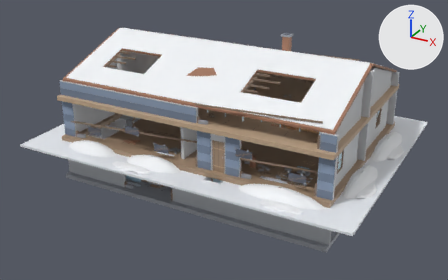
Before and after pictures for a commit that changed the glTF model assets_src/models/ranch_a/house_full.glb.
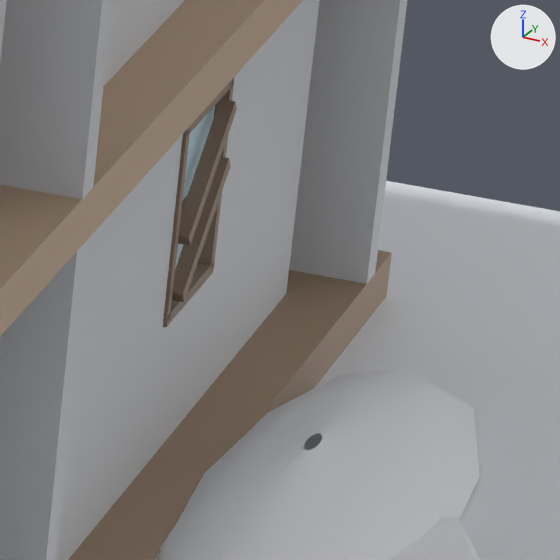
The first picture shows the older version from a 50 mm lens placed at (29.6, -43.9, 17.4), pointed at (9.9, -8.1, -0.5). The close-ups show the older and then the newer version on the part from 81% to 91% of the width and 36% to 53% of the height of that picture. Only the edits that show in the close-ups are written down. Every picture has the same lights, and +X, +Y and +Z are marked at upper right. Vertices at exactly the same position are counted once.

The older version as bpy lines, for what is in view:
```python
me_f1_wall_low = bpy.data.meshes.new('F1_wall_low')
me_f1_wall_low.from_pydata(...)  # 596 vertices, 1080 faces; spans x 0.0..20.0, y -13.6..-0.4, z 0.0..1.2
# faces by material slot: [720, 120, 240]
me_f1_wall_low.materials.append(mat_concrete_4)  # light grey #d0d3d7
me_f1_wall_low.materials.append(mat_concrete_2)  # grey #9da1aa
me_f1_wall_low.materials.append(mat_cloth_a_2)  # greyish blue #8e9fb8
me_f2_wall_low = bpy.data.meshes.new('F2_wall_low')
me_f2_wall_low.from_pydata(...)  # 752 vertices, 1354 faces; spans x 0.0..20.0, y -13.6..-0.4, z 3.0..4.2
# faces by material slot: [754, 300, 300]
me_f2_wall_low.materials.append(mat_concrete_4)  # light grey #d0d3d7
me_f2_wall_low.materials.append(mat_concrete_2)  # grey #9da1aa
me_f2_wall_low.materials.append(mat_cloth_a_2)  # greyish blue #8e9fb8
me_立方体_004 = bpy.data.meshes.new('立方体.004')
me_立方体_004.from_pydata(...)  # 16 vertices, 24 faces; spans x -0.045..0.045, y -0.408..0.408, z -0.335..0.695
me_立方体_004.materials.append(mat_wood_1)  # brown #8d7866
ob_f1_wall_low = bpy.data.objects.new('F1_wall_low', me_f1_wall_low)
ob_f1_wall_low.location = (0.0, 0.0, 0.0)
ob_f1_window_board_19_3 = bpy.data.objects.new('F1_window_board_19_3', me_立方体_004)
ob_f1_window_board_19_3.location = (19.63, -3.5, 1.32)
ob_f2_wall_low = bpy.data.objects.new('F2_wall_low', me_f2_wall_low)
ob_f2_wall_low.location = (0.0, 0.0, 0.0)
# also in view: 'F1_window_19_3' at (19.5, -3.5, 1.5); 'EXT_DRESS_F2_snowbank_05' at (20.5, -4.0, 0.0); 'F1_floor' at (10.0, -7.0, -0.2); 'F2_floor' at (10.0, -7.0, 2.8); 'exterior_snow' at (10.0, -7.0, -0.4)
```
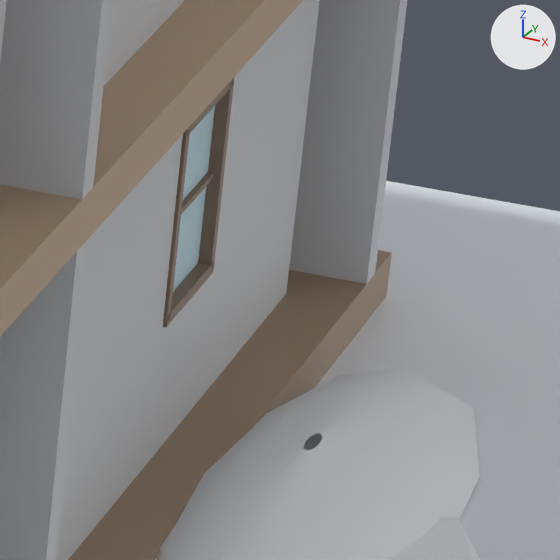
What differs and where, as boxes (x1, y1, x2, y2) in the close-ups (560 x 560 px):
'F1_window_board_19_3', reshaped, moved (not visible afterwards)
    before: (172, 99, 237, 302)
part 1 of me_立方体_004, deleted (brown)
    before: (172, 157, 231, 302)
part 2 of me_立方体_004, deleted (brown)
    before: (178, 99, 237, 246)

Diff of the bpy script that builds the scene:
```diff
--- a/assets_src/models/ranch_a/house_full.glb.py
+++ b/assets_src/models/ranch_a/house_full.glb.py
@@ me_立方体_004 @@
 # used by ob_f1_window_board_19_3; location = (19.63, -3.5, 1.32)
-me_立方体_004.from_pydata(...)  # 16 vertices, 24 faces; spans x -0.045..0.045, y -0.408..0.408, z -0.335..0.695
+me_立方体_004.from_pydata(...)  # 80 vertices, 120 faces; spans x 19.277..19.37, y -4.049..-2.991, z 0.867..2.139
+# me_立方体_004 part 1: the loose piece of 8 vertices spanning x -0.045..0.045, y -0.408..0.408, z -0.335..0.335 is deleted
+# me_立方体_004 part 2: the loose piece of 8 vertices spanning x -0.045..0.045, y -0.408..0.408, z 0.025..0.695 is deleted
+# other edits to the shape of me_立方体_004 do not show in these pictures
 me_立方体_004.materials.append(mat_wood_1)
+me_立方体_004.materials.append(mat_wood_2)  # beige #a98f77
+me_立方体_004.materials.append(mat_outline_1)  # greyish blue #5c6271
+me_立方体_004.materials.append(mat_wood_3)  # beige #c3a88c
+me_立方体_004.materials.append(mat_wood_4)  # beige #dac2a4
@@ ob_f1_window_board_19_3 @@
 ob_f1_window_board_19_3 = bpy.data.objects.new('F1_window_board_19_3', me_立方体_004)
-ob_f1_window_board_19_3.location = (19.63, -3.5, 1.32)
+ob_f1_window_board_19_3.location = (0.0, 0.0, 0.0)
```
